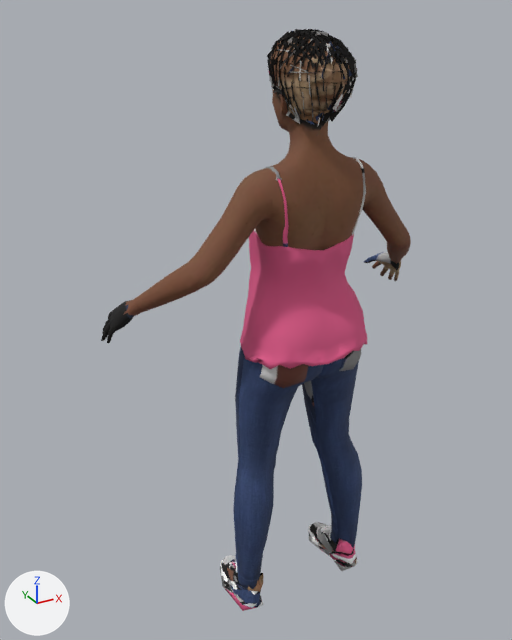
What one commit did to the glTF model public/models/humans/npc_woman_jeans_top.glb.
Before and after are seen from a camera (50 mm lens) standing at (-0.889, -1.349, 1.546) and looking at (-0.063, 0.154, 0.794). Lighting does not change. The marker at lower left points along +X, +Y and +Z. The first picture is the older version. Vertices at exactly the same position are counted once.

Script lines for the objects in view, before the commit:
```python
me_npc_woman_jeans_top = bpy.data.meshes.new('npc_woman_jeans_top')
me_npc_woman_jeans_top.from_pydata(...)  # 6672 vertices, 9797 faces; spans x -0.46..0.46, y -0.1..0.29, z -0.01..1.51
me_npc_woman_jeans_top.materials.append(mat_npc_woman_jeans_top)  # picture img_npc_woman_jeans_top
ob_npc_woman_jeans_top = bpy.data.objects.new('npc_woman_jeans_top', me_npc_woman_jeans_top)
ob_npc_woman_jeans_top.location = (0.0, 0.0, 0.0)
```
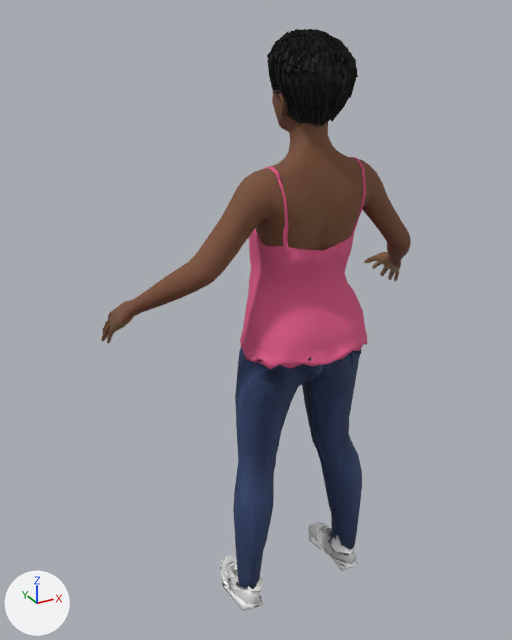
Boxes (x1, y1, x2, y2) around the edits, measured in the pictures (512 x 640 px; the box of a moved part takes in the faces that stretch with it):
part 1 of me_npc_woman_jeans_top, moved or reshaped
    both: (227, 347, 362, 590)
part 2 of me_npc_woman_jeans_top, surface changed
    both: (101, 29, 401, 611)

What the commit changed:
me_npc_woman_jeans_top is used by ob_npc_woman_jeans_top; location (0.0, 0.0, 0.0).
me_npc_woman_jeans_top had 6672 vertices, 9797 faces and spanned x -0.46..0.46, y -0.1..0.29, z -0.01..1.51.
me_npc_woman_jeans_top now has 6672 vertices, 9796 faces and spans x -0.46..0.46, y -0.1..0.29, z -0.01..1.51.
me_npc_woman_jeans_top part 1: 1168 of 6672 vertices moved; they spanned x -0.2..0.2, y -0.09..0.13, z 0.05..0.89 and now span x -0.2..0.2, y -0.09..0.13, z 0.06..0.89; mean shift (0.0, 0.0, -0.01); largest move (-0.17, -0.02, 0.07) -> (-0.09, 0.11, 0.86).
me_npc_woman_jeans_top part 2: 4930 kept faces spanning x -0.46..0.46, y -0.1..0.29, z -0.01..1.51 get new texture (UV) coordinates.
